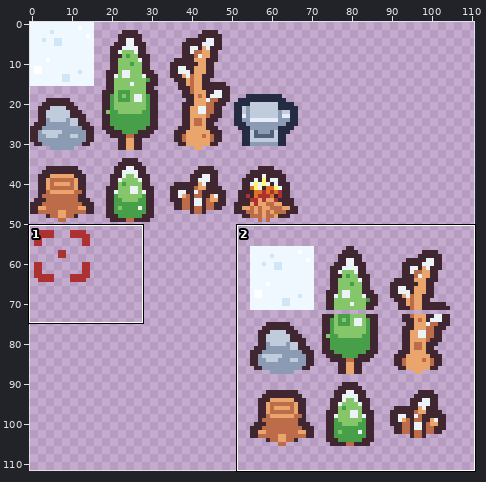
Pixel-art file -- World/Tilemap Thingie.aseprite. The first picture is a wide view before the edit; the outline marks the close-up.
Close-up. Before the commit:
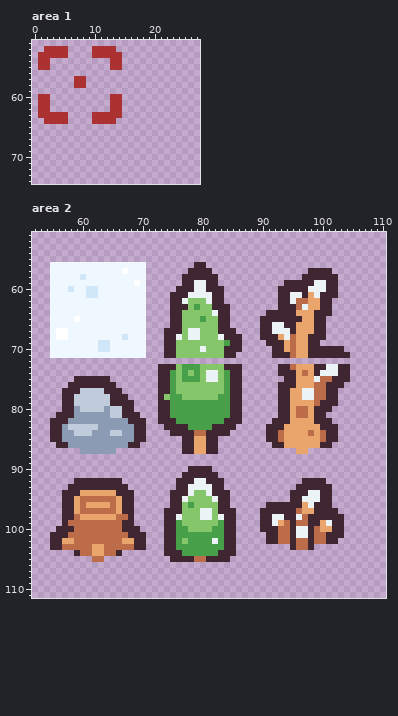
128x128 pixels, 1 frame. Shown: area 1: x 0..27, y 51..74; area 2: x 52..110, y 51..111. The wide view leaves out empty margins.
And afterwards:
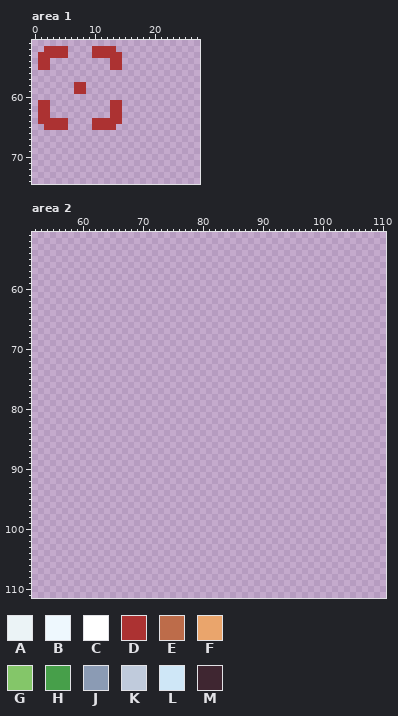
Palette (. is transparent): A #ebf3f6  B #eef8fe  C #ffffff  D #ac3232  E #bd6c4a  F #eaa56c  G #84c669  H #479f4a  J #8b9bb4  K #c0cbdc  L #cfe7f7  M #3f2631
The exact change:
Changed rows in their new state; - is an unchanged pixel.
Area 1:
first column x 1:
57 ------..------
59 ------DD------
60 ..----------..
63 --...----...--
64 D------------D
65 -DDDD----DDDD-
Area 2:
first column x 55:
 56 ................--------..------------------------
 57 ................-------....----------------....---
 58 ................------......--------------......--
 59 ................------......-----------.........--
 60 ................-----........---------..........--
 61 ................----.........---------..........--
 62 ................----.........---------.........---
 63 ................----..........--------.........---
 64 ................----..........------...........---
 65 ................----..........-----...........----
 66 ................----..........-----...........----
 67 ................---............----...........----
 68 ................---.............---...........----
 69 ................---.............----.........-----
 70 ................---.............-----............-
 71 ................---............------.............
 73 ------------------..............------............
 74 ------------------..............------............
 75 ----......--------..............-------...........
 76 ---........-------..............------...........-
 77 --..........------..............------..........--
 78 --...........-----..............------..........--
 79 --............----..............------..........--
 80 --............----..............------.........---
 81 -..............---..............------........----
 82 ................--..............-----..........---
 83 ................---............-----............--
 84 ................----..........------............--
 85 ................------......--------............--
 86 -..............-------......---------..........---
 87 -----......-----------......-------------..-------
 90 -----------------------....-----------------------
 91 ----------------------......----------------------
 92 ----........---------........-------------....----
 93 ---..........--------........------------......---
 94 --............------..........----------.......---
 95 --............------..........----------.......---
 96 --............------..........------...........---
 97 --............-----............----.............--
 98 --............-----............----..............-
 99 --............-----............----..............-
100 -..............----............----..............-
101 ................---............-----.............-
102 ................---............-----............--
103 ................---............---------....------
104 ----........-------............-------------------
105 -------..-----------..........--------------------
